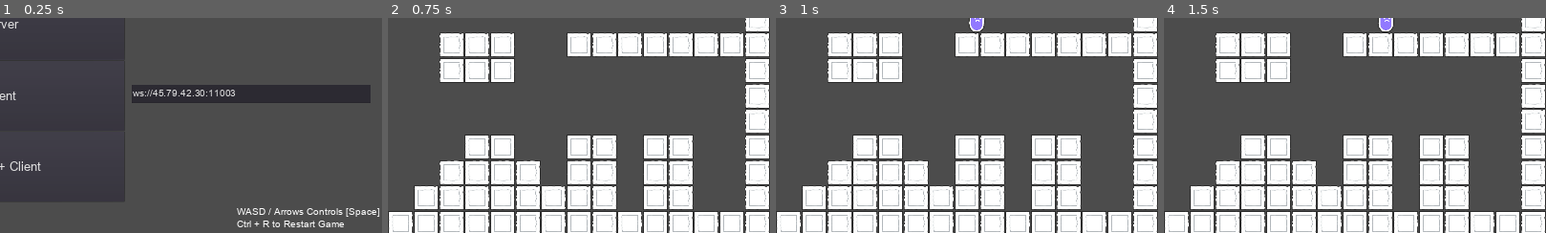
Above: before the commit, frames 1-4 (left to right).
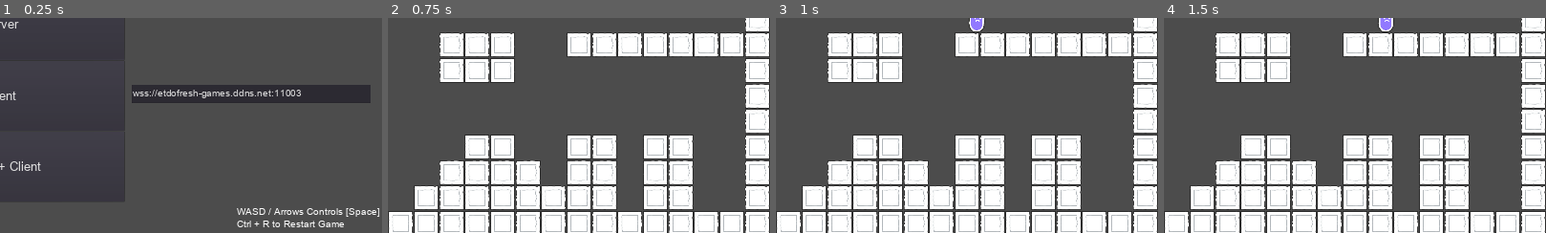
Above: after the commit, the same moments.

Repository: ETdoFresh/PlatformBuddies
Game: Godot game, scene res://entities/menu/menu.tscn
Same seed, same stepped clock (60 frames per second), same inputs: the game is played once before the commit and once after it.
Inputs:
- Up to frame 1 (0.25 s): no input
- Up to frame 2 (0.75 s): click "Local" at 0.5 s
- Up to frame 3 (1 s): no input
- Up to frame 4 (1.5 s): tap Enter at 1.25 s; hold Right (ui_right) from 1.28 s (still down); hold Ctrl from 1.28 s (still down)
The pictures show only the part of the screen within x 50-100%, y 50-100%; the shares and areas given below are measured in that part.

The runs differ from the first frame. In frame 1, 0.8% of the frame differs, in the area x 37-79%, y 33-38%; in frame 2, nothing differs; in frame 3, nothing differs; in frame 4, nothing differs.

Commit message:
Add wss keys, ddns, and version number.

Diff:
--- a/entities/autoload/settings.gd
+++ b/entities/autoload/settings.gd
@@ -1,3 +1,8 @@
 extends Node
 
+const VERSION = "v0.0.1"
+
 var client_url = "ws://localhost:11003"
+
+func _ready():
+    print("Platform Buddies! %s" % VERSION)
--- a/entities/menu/menu.tscn
+++ b/entities/menu/menu.tscn
@@ -87,7 +87,7 @@
 margin_right = 3783.0
 margin_bottom = 1506.0
 custom_fonts/font = ExtResource( 3 )
-text = "ws://45.79.42.30:11003"
+text = "wss://etdofresh-games.ddns.net:11003"
 __meta__ = {
 "_edit_use_anchors_": false
 }
--- a/entities/world/server.gd
+++ b/entities/world/server.gd
@@ -14,7 +14,10 @@
     websocket.connect("on_open", self, "create_player")
     websocket.connect("on_close", self, "remove_player")
     websocket.connect("on_receive", self, "update_input")
-    websocket.listen_insecure()
+    if get_parent() == get_tree().get_root():
+        websocket.listen()
+    else:
+        websocket.listen_insecure()
 
 func _physics_process(delta):
     tick += 1
Not shown, added: keys/cert.crt
Not shown, added: keys/chain.crt
